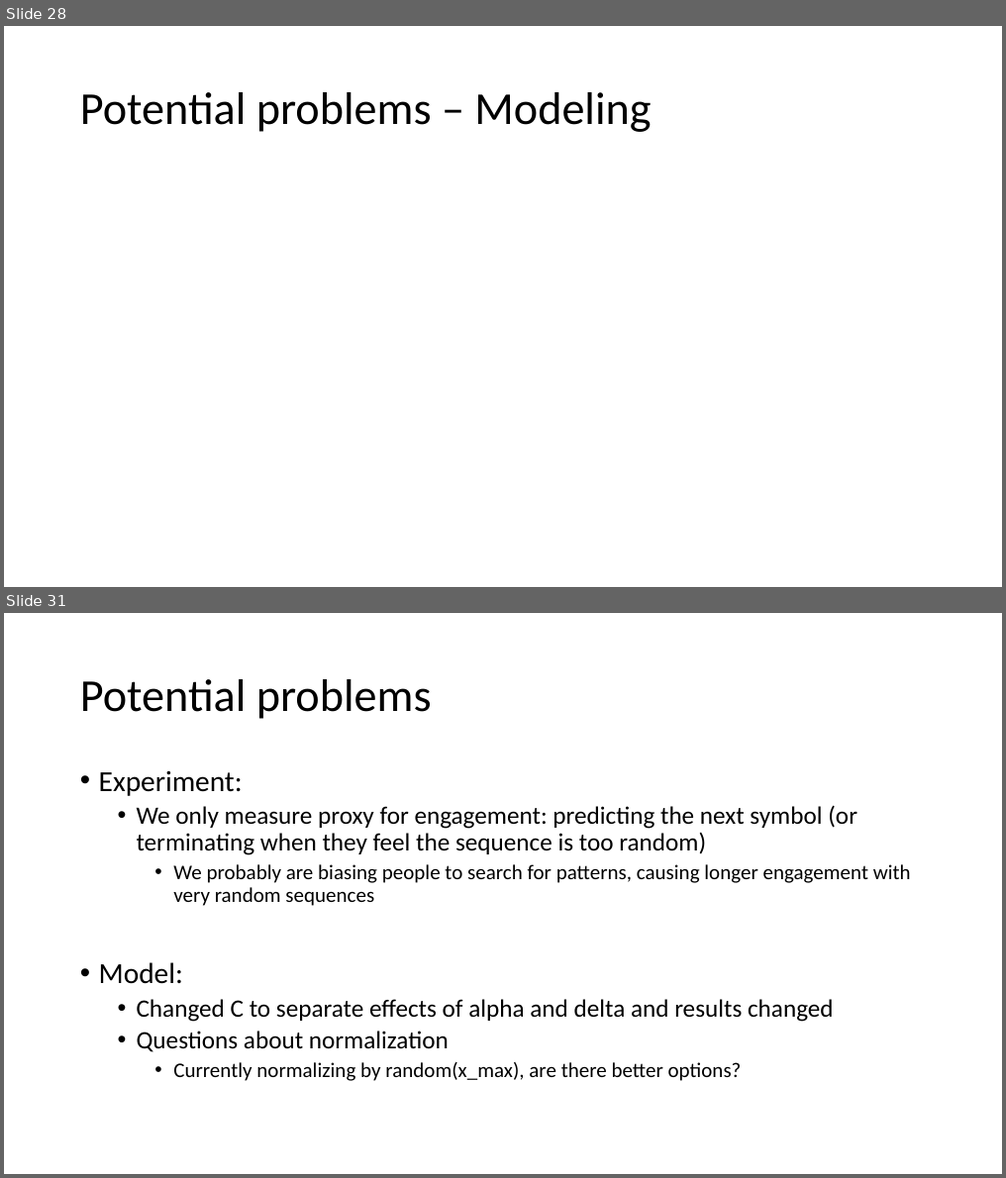
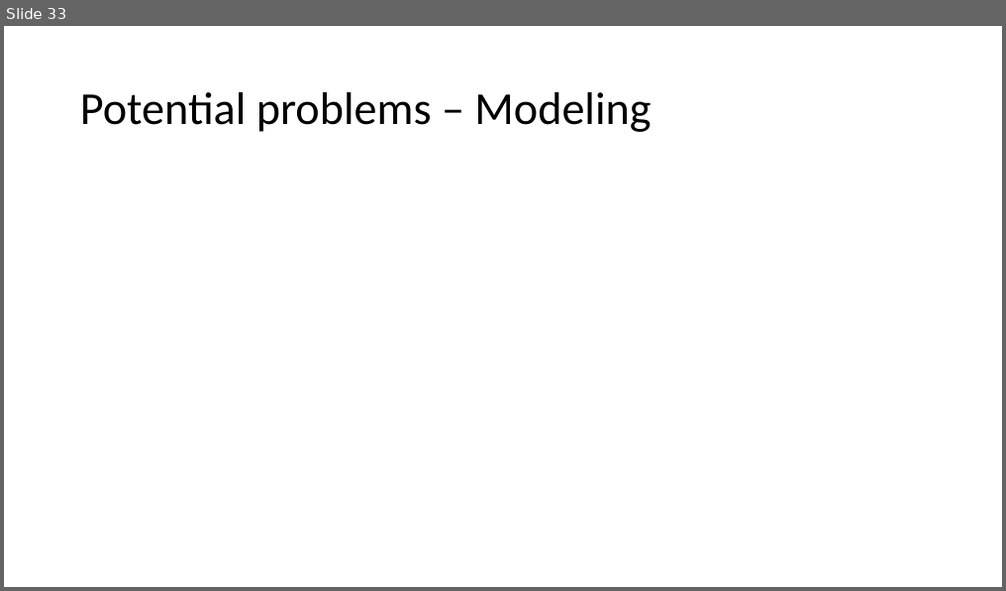
Before and after one commit to sradkani/CoCoSci, a slide deck: summary:papers/CogSci attempt.pptx. Shown one above the other, each under a label of ours: slides 28 and 31 before the commit, slide 33 after it; the slides between them are not shown. The pictures are 1006x1178 and 1006x591 pixels, drawn with LibreOffice and Linux fonts; fonts in the diff are those of the drawing; grey boxes stand for pictures. Boxes give left, top, right and bottom in pixels: in the first picture for what was removed or moved away, otherwise in the second. Text is boxed around its words. In the diff, an @@ line names an element or a change of style, - is before the commit and + after.

```diff
--- a/summary:papers/CogSci attempt.pptx
+++ b/summary:papers/CogSci attempt.pptx
@@ slide 31 removed at (x1=4, y1=613, x2=1002, y2=1174), background #FFFFFF @@
@@ title removed at (x1=80, y1=679, x2=432, y2=719) @@
-Potential problems
@@ text removed at (x1=99, y1=770, x2=911, y2=1081) @@
-• Experiment:
-  • We only measure proxy for engagement: predicting the next symbol (or terminating when they feel the sequence is too random)
-    • We probably are biasing people to search for patterns, causing longer engagement with very random sequences
-• Model:
-  • Changed C to separate effects of alpha and delta and results changed
-  • Questions about normalization
-    • Currently normalizing by random(x_max), are there better options?
@@ what was slide 28 is now slide 33 @@
```
Also in this commit, not shown: 13 slides changed, 8 slides added, 6 other slides removed, 23 other files.
